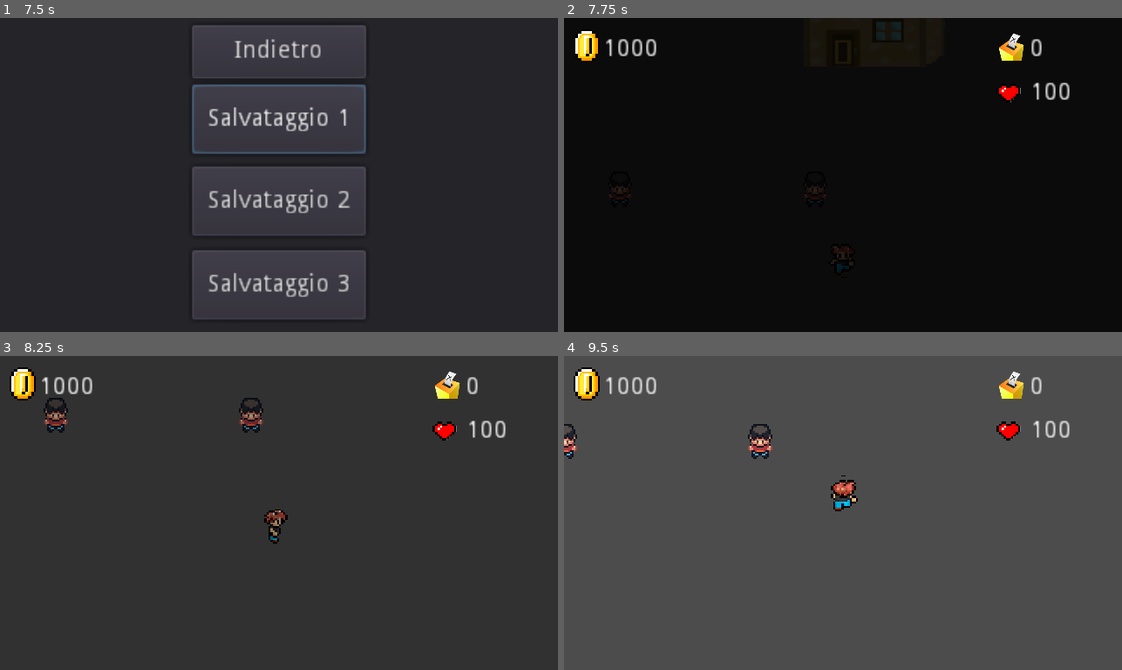
Above: before the commit, frames 1-4 (two rows, left to right).
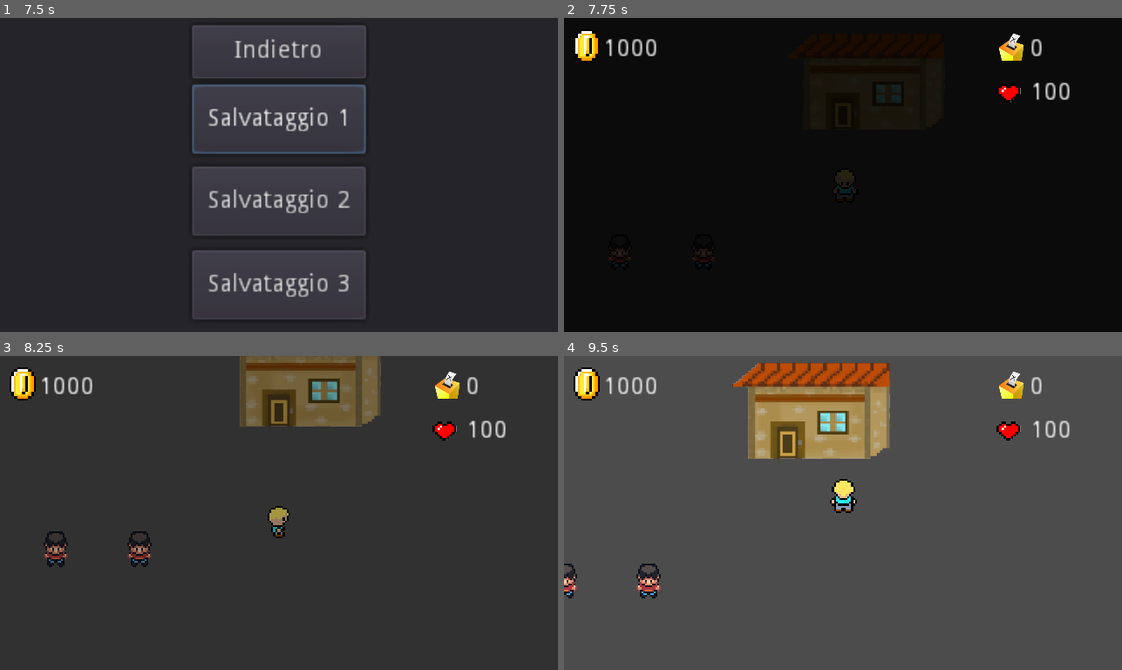
Above: after the commit, the same moments.

Repository: Fra866/ResPublica
Game: Godot game, scene res://Start.tscn
The game is run twice, just before and just after one commit, with the same random seed, the same clock (stepped at 60 frames per second) and the same inputs.
Inputs:
- Up to frame 1 (7.5 s): click "Nuovo gioco" at 0.5 s; click "Salvataggio 1" at 1.25 s; click "Yes" at 2 s; click "No" at 2.75 s; click "Carica partita" at 3.5 s; click "Salvataggio 2" at 4.25 s; click "Salvataggio 3" at 5 s; click "Indietro" at 5.75 s; tap Enter (ui_accept) at 6.5, 6.77, 6.8, 7.07, 7.35 s; hold Right (ui_right) 6.53-7.28 s; tap End (ui_end) at 6.6 s; hold Down (ui_down) from 7.28 s (still down)
- Up to frame 2 (7.75 s): keep holding Down (ui_down); tap Enter (ui_accept) at 7.52 s; tap End (ui_end) at 7.55 s
- Up to frame 3 (8.25 s): tap Enter (ui_accept) at 7.82 s; release Down (ui_down) at 8.03 s; hold Right (ui_right) from 8.03 s (still down); tap End (ui_end) at 8.1 s
- Up to frame 4 (9.5 s): tap Enter (ui_accept) at 8.3, 9.02, 9.32 s; release Right (ui_right) at 8.78 s; hold Up (ui_up) from 8.78 s (still down); tap End (ui_end) at 8.85 s

Frame 1 is identical in both runs. In frame 2, 0.3% of the frame differs, in the area x 8-61%, y 5-81%; in frame 3, 6.9%; in frame 4, 8.8%, in the area x 0-59%, y 2-78%.
Error in both runs: Invalid set index 'save_file' (on base: 'Nil') with value of type 'Resource (saved.gd)'. (res://Start.gd:88)

Commit message:
Male Character

Diff:
--- a/Player/Player.gd
+++ b/Player/Player.gd
@@ -25,6 +25,7 @@
 enum PlayerState { IDLE, RUNNING, TURNING, IN_PAUSE }
 enum FacingDirection { LEFT, UP, RIGHT, DOWN }
 
+onready var current_open_menu = null
 onready var cutscene = false
 
 var is_moving = false
@@ -102,29 +103,29 @@
 		openClose(menu)
 
 	if Input.is_action_just_pressed("ui_save"):
-		open_menu(saveMenu)
+		openClose(saveMenu)
 
 
 func openClose(m):
-#	if m.get("state") == 0: # MenuState.OPENED:
-#		close_menu(m)
-#	elif player_state != PlayerState.IN_PAUSE:
-#		open_menu(m)
 	if player_state != PlayerState.IN_PAUSE:
 		open_menu(m)
-	else:
+	elif current_open_menu == m:
 		close_menu(m)
+	print(current_open_menu)
 
 
 func open_menu(m):
 	cutscene = true
+	current_open_menu = m
 	m.priority_to_menu()
 #	m.set("state", 0) #MenuState.OPENED
 
 
 func close_menu(m):
 	cutscene = false
+	current_open_menu = null
 	player_state = PlayerState.IDLE
+
 	m.priority_to_player()
 #	m.set("state", 1) # MenuState.CLOSED
 
--- a/Player/Player.tscn
+++ b/Player/Player.tscn
@@ -1,6 +1,6 @@
 [gd_scene load_steps=40 format=2]
 
-[ext_resource path="res://Images/Characters/player.png" type="Texture" id=1]
+[ext_resource path="res://UI/coso_blu.png" type="Texture" id=1]
 [ext_resource path="res://Player/Player.gd" type="Script" id=2]
 
 [sub_resource type="RectangleShape2D" id=1]
@@ -9,7 +9,6 @@
 [sub_resource type="Animation" id=2]
 resource_name = "IdleDown"
 length = 0.5
-loop = true
 tracks/0/type = "value"
 tracks/0/path = NodePath("Sprite:frame")
 tracks/0/interp = 1
@@ -20,7 +19,7 @@
 "times": PoolRealArray( 0 ),
 "transitions": PoolRealArray( 1 ),
 "update": 1,
-"values": [ 1 ]
+"values": [ 2 ]
 }
 
 [sub_resource type="Animation" id=3]
@@ -40,8 +39,24 @@
 "values": [ 8 ]
 }
 
+[sub_resource type="Animation" id=5]
+resource_name = "IdleRight"
+length = 0.1
+tracks/0/type = "value"
+tracks/0/path = NodePath("Sprite:frame")
+tracks/0/interp = 1
+tracks/0/loop_wrap = true
+tracks/0/imported = false
+tracks/0/enabled = true
+tracks/0/keys = {
+"times": PoolRealArray( 0 ),
+"transitions": PoolRealArray( 1 ),
+"update": 1,
+"values": [ 13 ]
+}
+
 [sub_resource type="Animation" id=4]
-resource_name = "IdleRight"
+resource_name = "IdleUp"
 length = 0.5
 tracks/0/type = "value"
 tracks/0/path = NodePath("Sprite:frame")
@@ -53,23 +68,7 @@
 "times": PoolRealArray( 0 ),
 "transitions": PoolRealArray( 1 ),
 "update": 1,
-"values": [ 5 ]
-}
-
-[sub_resource type="Animation" id=5]
-resource_name = "IdleUp"
-length = 0.1
-tracks/0/type = "value"
-tracks/0/path = NodePath("Sprite:frame")
-tracks/0/interp = 1
-tracks/0/loop_wrap = true
-tracks/0/imported = false
-tracks/0/enabled = true
-tracks/0/keys = {
-"times": PoolRealArray( 0 ),
-"transitions": PoolRealArray( 1 ),
-"update": 1,
-"values": [ 13 ]
+"values": [ 4 ]
 }
 
 [sub_resource type="Animation" id=6]
@@ -121,7 +120,7 @@
 "values": [ 10, 9, 10, 11 ]
 }
 
-[sub_resource type="Animation" id=9]
+[sub_resource type="Animation" id=10]
 resource_name = "RunRight"
 length = 0.8
 loop = true
@@ -135,10 +134,10 @@
 "times": PoolRealArray( 0, 0.2, 0.4, 0.6 ),
 "transitions": PoolRealArray( 1, 1, 1, 1 ),
 "update": 1,
-"values": [ 4, 5, 6, 7 ]
-}
-
-[sub_resource type="Animation" id=10]
+"values": [ 12, 13, 14, 15 ]
+}
+
+[sub_resource type="Animation" id=9]
 resource_name = "RunUp"
 length = 0.8
 loop = true
@@ -152,7 +151,7 @@
 "times": PoolRealArray( 0, 0.2, 0.4, 0.6 ),
 "transitions": PoolRealArray( 1, 1, 1, 1 ),
 "update": 1,
-"values": [ 12, 13, 14, 15 ]
+"values": [ 4, 5, 6, 7 ]
 }
 
 [sub_resource type="Animation" id=32]
@@ -217,7 +216,7 @@
 } ]
 }
 
-[sub_resource type="Animation" id=31]
+[sub_resource type="Animation" id=33]
 resource_name = "TurnRight"
 length = 0.1
 step = 0.05
@@ -231,7 +230,7 @@
 "times": PoolRealArray( 0, 0.05 ),
 "transitions": PoolRealArray( 1, 1 ),
 "update": 1,
-"values": [ 4, 5 ]
+"values": [ 14, 13 ]
 }
 tracks/1/type = "method"
 tracks/1/path = NodePath(".")
@@ -248,7 +247,7 @@
 } ]
 }
 
-[sub_resource type="Animation" id=33]
+[sub_resource type="Animation" id=31]
 resource_name = "TurnUp"
 length = 0.1
 step = 0.05
@@ -262,7 +261,7 @@
 "times": PoolRealArray( 0, 0.05 ),
 "transitions": PoolRealArray( 1, 1 ),
 "update": 1,
-"values": [ 14, 13 ]
+"values": [ 4, 5 ]
 }
 tracks/1/type = "method"
 tracks/1/path = NodePath(".")
@@ -378,8 +377,8 @@
 script = ExtResource( 2 )
 
 [node name="Sprite" type="Sprite" parent="."]
-position = Vector2( 8, 7 )
-scale = Vector2( 0.036337, 0.0342083 )
+position = Vector2( 8, 8 )
+scale = Vector2( 1.1, 1.1 )
 texture = ExtResource( 1 )
 hframes = 4
 vframes = 4
@@ -392,17 +391,17 @@
 [node name="AnimationPlayer" type="AnimationPlayer" parent="."]
 anims/IdleDown = SubResource( 2 )
 anims/IdleLeft = SubResource( 3 )
-anims/IdleRight = SubResource( 4 )
-anims/IdleUp = SubResource( 5 )
+anims/IdleRight = SubResource( 5 )
+anims/IdleUp = SubResource( 4 )
 anims/RESET = SubResource( 6 )
 anims/RunDown = SubResource( 7 )
 anims/RunLeft = SubResource( 8 )
-anims/RunRight = SubResource( 9 )
-anims/RunUp = SubResource( 10 )
+anims/RunRight = SubResource( 10 )
+anims/RunUp = SubResource( 9 )
 anims/TurnDown = SubResource( 32 )
 anims/TurnLeft = SubResource( 30 )
-anims/TurnRight = SubResource( 31 )
-anims/TurnUp = SubResource( 33 )
+anims/TurnRight = SubResource( 33 )
+anims/TurnUp = SubResource( 31 )
 
 [node name="AnimationTree" type="AnimationTree" parent="."]
 tree_root = SubResource( 29 )
--- a/SaveMenu.gd
+++ b/SaveMenu.gd
@@ -19,17 +19,19 @@
 	var player = get_node(NodePath("../CurrentScene")).get_children().back().find_node("Player")
 	self.visible = true
 	yes.grab_focus()
-	self.rect_position.x = player.position.x
-	self.rect_position.y = player.position.y
+	self.rect_position.x = player.position.x -60
+	self.rect_position.y = player.position.y -20
 
 
 func priority_to_player():
+	print('Priority to P1')
 	self.visible = false
 	state = 1
 
 
 func _process(_delta):
 	var player = get_node(NodePath("../CurrentScene")).get_children().back().find_node("Player")
+
 	if self.visible:
 		if Input.is_action_just_pressed("ui_accept"):
 			if yes.has_focus():
--- a/SaveMenu.tscn
+++ b/SaveMenu.tscn
@@ -4,9 +4,14 @@
 [ext_resource path="res://saved.gd" type="Script" id=2]
 
 [node name="Control" type="Control"]
-margin_right = 120.0
-margin_bottom = 40.0
+margin_left = -60.0
+margin_top = -20.0
+margin_right = 60.0
+margin_bottom = 20.0
 script = ExtResource( 1 )
+__meta__ = {
+"_edit_use_anchors_": false
+}
 game_save_obj = ExtResource( 2 )
 
 [node name="Panel" type="Panel" parent="."]
--- a/Saved/save01.tres
+++ b/Saved/save01.tres
@@ -16,9 +16,9 @@
 slogans = [  ]
 objects = [  ]
 voters = [  ]
-ended_cutscenes = [ 0, 0 ]
+ended_cutscenes = [  ]
 current_scene = ExtResource( 3 )
 player_party = SubResource( 1 )
-player_pos = Vector2( 80, 112 )
+player_pos = Vector2( 80, 32 )
 money = 1000
 votes = 0
--- a/Saved/save02.tres
+++ b/Saved/save02.tres
@@ -1,17 +1,24 @@
-[gd_resource type="Resource" load_steps=4 format=2]
+[gd_resource type="Resource" load_steps=5 format=2]
 
 [ext_resource path="res://saved.gd" type="Script" id=1]
+[ext_resource path="res://Parties/party.gd" type="Script" id=2]
 [ext_resource path="res://Scenes/Level1.tscn" type="PackedScene" id=6]
-[ext_resource path="res://Parties/party.tres" type="Resource" id=7]
+
+[sub_resource type="Resource" id=1]
+script = ExtResource( 2 )
+party_name = ""
+votes = 0
+political_pos = Vector2( 0, 0 )
 
 [resource]
 script = ExtResource( 1 )
+name = ""
 slogans = [  ]
 objects = [  ]
 voters = [  ]
 ended_cutscenes = [  ]
 current_scene = ExtResource( 6 )
-player_party = ExtResource( 7 )
-player_pos = Vector2( 80, 16 )
+player_party = SubResource( 1 )
+player_pos = Vector2( 64, 48 )
 money = 1000
 votes = 0
--- a/Scenes/Level1.tscn
+++ b/Scenes/Level1.tscn
@@ -74,7 +74,7 @@
 f = 2
 
 [node name="Player" parent="YSort" instance=ExtResource( 1 )]
-position = Vector2( 80, 16 )
+position = Vector2( 80, 32 )
 
 [node name="House" parent="YSort" instance=ExtResource( 4 )]
 position = Vector2( 80, 0 )
--- a/Scenes/PoliticalCompass.gd
+++ b/Scenes/PoliticalCompass.gd
@@ -51,7 +51,8 @@
 
 
 func show_damage_area(vis: bool):
-	get_tree().debug_collisions_hint = vis
+	pass
+#	get_tree().debug_collisions_hint = vis
 #	damage_area.visible = true
 
 
--- a/Scenes/SceneManager.tscn
+++ b/Scenes/SceneManager.tscn
@@ -93,3 +93,7 @@
 [node name="UI" parent="." instance=ExtResource( 4 )]
 
 [node name="Control" parent="." instance=ExtResource( 8 )]
+margin_left = 96.0
+margin_top = 64.0
+margin_right = 216.0
+margin_bottom = 104.0
Binary file added: UI/coso_blu.png
Not shown, added: UI/coso_blu.png.import
Binary file added: UI/coso_blu_2.png
Not shown, added: UI/coso_blu_2.png.import
